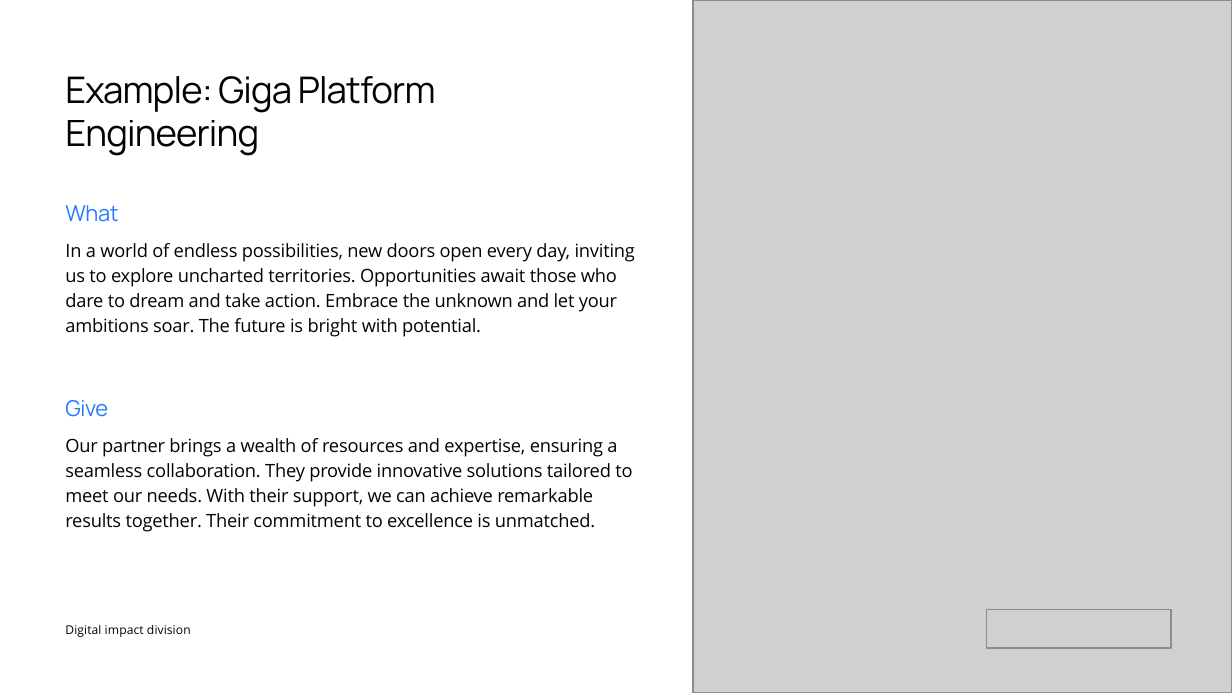
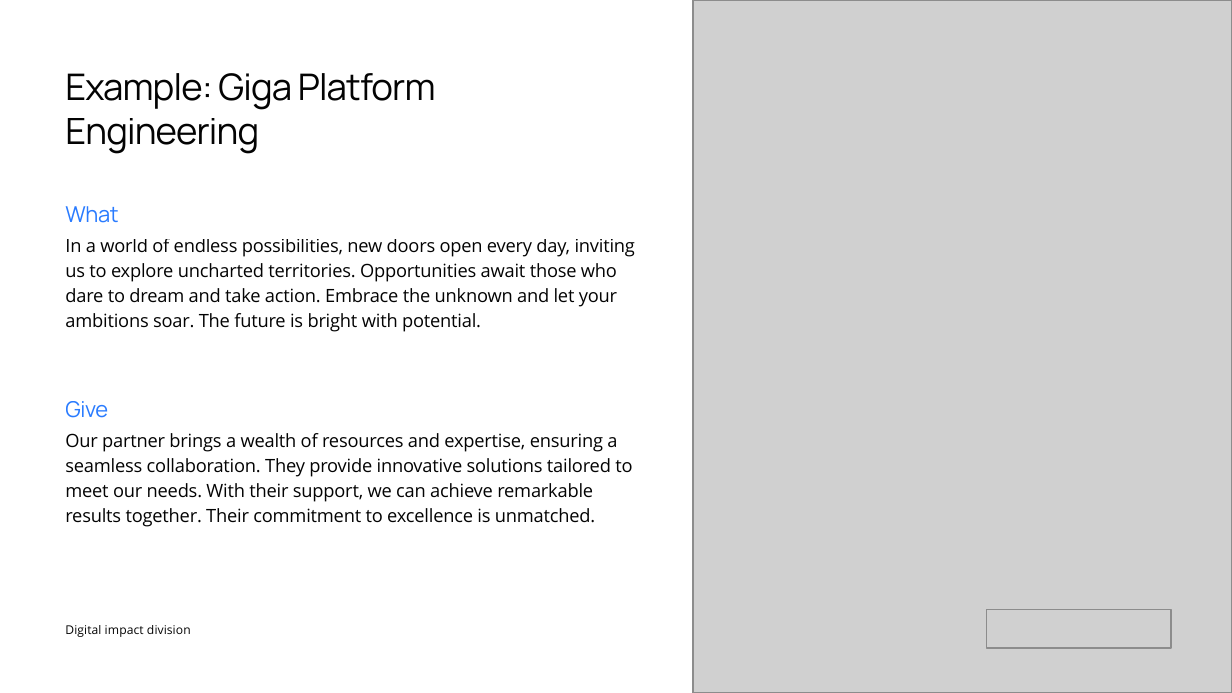
Before and after one commit to mdelprete91-cpu/presentazione, a slide deck: slide 18 of PPT giga.pptx. Drawn at 1232x693 pixels with LibreOffice and Linux fonts; fonts in the diff are those of the drawing; grey boxes stand for pictures. Boxes give left, top, right and bottom in pixels: in the first picture for what was removed or moved away, otherwise in the second. Text is boxed around its words. In the diff, an @@ line names an element or a change of style, - is before the commit and + after.

```diff
--- a/PPT giga.pptx
+++ b/PPT giga.pptx
@@ vertical alignment middle to top in 3 elements at box(65, 73, 436, 154), box(65, 239, 635, 332), box(65, 433, 632, 527) @@
```
Also in this commit, not shown: 16 other slides changed.
